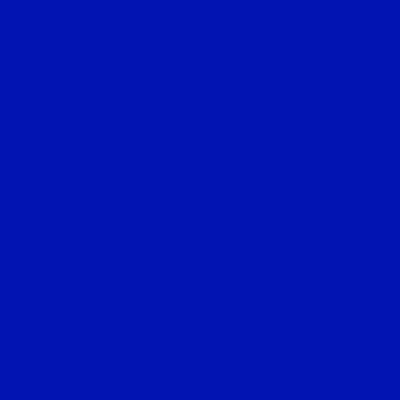
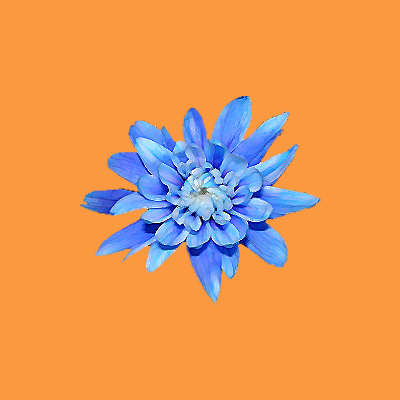
Layers edited between the first and the second 400×400 image:
renamed "40-55" to "40-60", hid the group it (6 layers) over 0, 0, 400, 400
added group "65-85" with 6 layers over 0, 0, 400, 400
added layer "Layer 85" in group "65-85" over 80, 96, 321, 305
added layer "background 65-85" in group "65-85" over 0, 0, 400, 400
